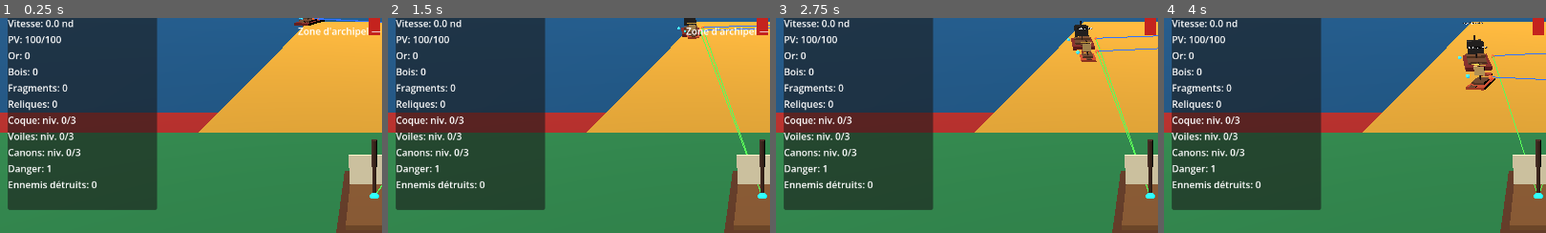
Above: before the commit, frames 1-4 (left to right).
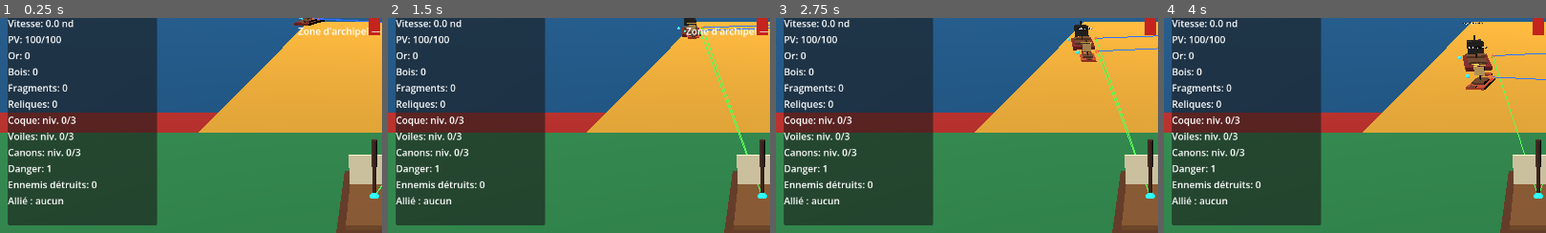
Above: after the commit, the same moments.

Repository: blou132/jeux-pirate
Game: Godot game, scene res://scenes/world/World.tscn
The game is run twice, just before and just after one commit, with the same random seed, the same clock (stepped at 60 frames per second) and the same inputs.
Inputs (mouse positions are % of the whole screen's width and height, from its top left):
- Up to frame 1 (0.25 s): no input
- Up to frame 2 (1.5 s): tap Enter at 0.5 s; move the mouse to (72, 45) at 0.52 s; hold D 0.53-1.25 s; tap R at 0.6 s; click (72, 45) at 0.67 s; drag from (30, 55) to (45, 70) at 1.27 s
- Up to frame 3 (2.75 s): move the mouse to (60, 28) at 2.02 s; hold D from 2.03 s (still down); hold Q from 2.03 s (still down)
- Up to frame 4 (4 s): release D at 2.75 s; release Q at 2.75 s; drag from (45, 70) to (20, 35) at 2.77 s; move the mouse to (80, 65) at 3.52 s; hold A from 3.53 s (still down); tap R at 3.6 s
The pictures show only the part of the screen within x 1-51%, y 4-54%; the shares and areas given below are measured in that part.

The runs differ from the first frame. In frame 1, 3.0% of the frame differs, in the area x 2-42%, y 83-97%; in frame 2, 3.0%; in frame 3, 3.0%; in frame 4, 3.0%.

Commit message:
feat: show ally ship status in HUD

Diff:
--- a/scenes/ui/HUD.tscn
+++ b/scenes/ui/HUD.tscn
@@ -9,7 +9,7 @@
 offset_left = 16.0
 offset_top = 16.0
 offset_right = 286.0
-offset_bottom = 360.0
+offset_bottom = 386.0
 theme_override_constants/margin_left = 10
 theme_override_constants/margin_top = 10
 theme_override_constants/margin_right = 10
@@ -66,6 +66,10 @@
 layout_mode = 2
 text = "Ennemis détruits: 0"
 
+[node name="AllyLabel" type="Label" parent="MarginContainer/PanelContainer/VBoxContainer"]
+layout_mode = 2
+text = "Allié : aucun"
+
 [node name="QuestLabel" type="Label" parent="MarginContainer/PanelContainer/VBoxContainer"]
 layout_mode = 2
 text = "Mission : Chasse pirate - 0/3 ennemis"
--- a/scripts/boats/AllyShip.gd
+++ b/scripts/boats/AllyShip.gd
@@ -5,6 +5,7 @@
 signal destroyed
 
 @export var display_name: String = "Sloop allié"
+@export var hud_name: String = "Sloop"
 @export var max_health: int = 80
 @export var move_speed: float = 6.2
 @export var acceleration: float = 8.0
@@ -120,6 +121,10 @@
 	return display_name
 
 
+func get_hud_name() -> String:
+	return hud_name
+
+
 func is_destroyed() -> bool:
 	return _destroyed
 
--- a/scripts/ui/HUD.gd
+++ b/scripts/ui/HUD.gd
@@ -11,11 +11,13 @@
 @onready var cannons_level_label: Label = $MarginContainer/PanelContainer/VBoxContainer/CannonsLevelLabel
 @onready var danger_label: Label = $MarginContainer/PanelContainer/VBoxContainer/DangerLabel
 @onready var enemies_defeated_label: Label = $MarginContainer/PanelContainer/VBoxContainer/EnemiesDefeatedLabel
+@onready var ally_label: Label = $MarginContainer/PanelContainer/VBoxContainer/AllyLabel
 @onready var quest_label: Label = $MarginContainer/PanelContainer/VBoxContainer/QuestLabel
 @onready var context_label: Label = $MarginContainer/PanelContainer/VBoxContainer/ContextLabel
 @onready var zone_notification_label: Label = $ZoneNotificationContainer/ZoneNotificationLabel
 
 var _player: Node
+var _ally_ship: Node
 var _game_state: Node
 var _upgrade_system: Node
 var _quest_system: Node
@@ -34,6 +36,7 @@
 	_connect_upgrade_system()
 	_connect_quest_system()
 	call_deferred("_bind_player_from_tree")
+	call_deferred("_bind_ally_from_tree")
 
 
 func set_player(player: Node) -> void:
@@ -52,6 +55,11 @@
 		set_player(player)
 
 
+func _bind_ally_from_tree() -> void:
+	var ally_ship := get_tree().get_first_node_in_group("ally_ships")
+	set_ally_ship(ally_ship)
+
+
 func _connect_player() -> void:
 	if _player == null:
 		return
@@ -86,6 +94,73 @@
 		_on_health_changed(_player.get_health(), _player.get_max_health())
 	if _player.has_method("get_current_speed"):
 		_on_speed_changed(_player.get_current_speed())
+
+
+func set_ally_ship(ally_ship: Node) -> void:
+	if _ally_ship == ally_ship:
+		_refresh_ally_status()
+		return
+
+	_disconnect_ally()
+	_ally_ship = ally_ship
+	_connect_ally()
+	_refresh_ally_status()
+
+
+func _connect_ally() -> void:
+	if _ally_ship == null:
+		return
+
+	var health_callback := Callable(self, "_on_ally_health_changed")
+	if _ally_ship.has_signal("health_changed") and not _ally_ship.is_connected("health_changed", health_callback):
+		_ally_ship.connect("health_changed", health_callback)
+
+	var destroyed_callback := Callable(self, "_on_ally_destroyed")
+	if _ally_ship.has_signal("destroyed") and not _ally_ship.is_connected("destroyed", destroyed_callback):
+		_ally_ship.connect("destroyed", destroyed_callback)
+
+
+func _disconnect_ally() -> void:
+	if _ally_ship == null or not is_instance_valid(_ally_ship):
+		return
+
+	var health_callback := Callable(self, "_on_ally_health_changed")
+	if _ally_ship.has_signal("health_changed") and _ally_ship.is_connected("health_changed", health_callback):
+		_ally_ship.disconnect("health_changed", health_callback)
+
+	var destroyed_callback := Callable(self, "_on_ally_destroyed")
+	if _ally_ship.has_signal("destroyed") and _ally_ship.is_connected("destroyed", destroyed_callback):
+		_ally_ship.disconnect("destroyed", destroyed_callback)
+
+
+func _on_ally_health_changed(_current_health: int, _max_health: int) -> void:
+	_refresh_ally_status()
+
+
+func _on_ally_destroyed() -> void:
+	_ally_ship = null
+	_refresh_ally_status()
+
+
+func _refresh_ally_status() -> void:
+	if _ally_ship == null or not is_instance_valid(_ally_ship):
+		ally_label.text = "Allié : aucun"
+		return
+	if _ally_ship.has_method("is_destroyed") and _ally_ship.is_destroyed():
+		ally_label.text = "Allié : aucun"
+		return
+
+	var ally_name := "Sloop"
+	if _ally_ship.has_method("get_hud_name"):
+		ally_name = String(_ally_ship.get_hud_name())
+	elif _ally_ship.has_method("get_display_name"):
+		ally_name = String(_ally_ship.get_display_name())
+
+	var current_health := 0
+	if _ally_ship.has_method("get_health"):
+		current_health = int(_ally_ship.get_health())
+
+	ally_label.text = "Allié : %s - %d PV" % [ally_name, current_health]
 
 
 func _on_health_changed(current_health: int, max_health: int) -> void:
--- a/scripts/world/World.gd
+++ b/scripts/world/World.gd
@@ -73,6 +73,8 @@
 	ally_node.global_rotation = _get_ally_spawn_rotation()
 	_ally_ship = ally_node
 
+	if hud.has_method("set_ally_ship"):
+		hud.set_ally_ship(ally_node)
 	_show_hud_message("Sloop allié recruté", 2.0)
 	return "Sloop allié recruté"
 
